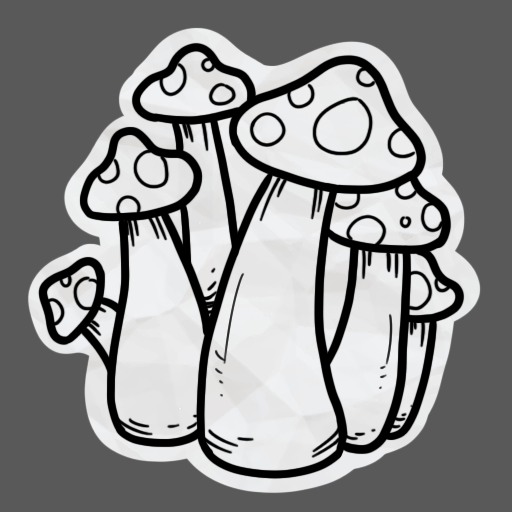
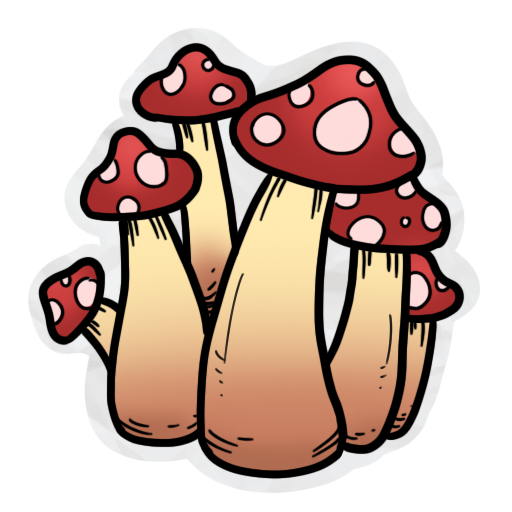
Before/after of a w=512, h=512 layered artwork. What changed in the layer stack:
added group "ChampsChampis" with 3 layers above "Chateau" over [27, 27, 482, 494]
moved "Calque 9" into group "ChampsChampis" over [37, 42, 465, 480]
added layer "Calque 10" in group "ChampsChampis" over [43, 47, 460, 474]
moved "2259 copie 2" into group "ChampsChampis" over [27, 27, 482, 494]
hid "Calque 8", opacity 65% → 100% over [0, 0, 512, 512]
